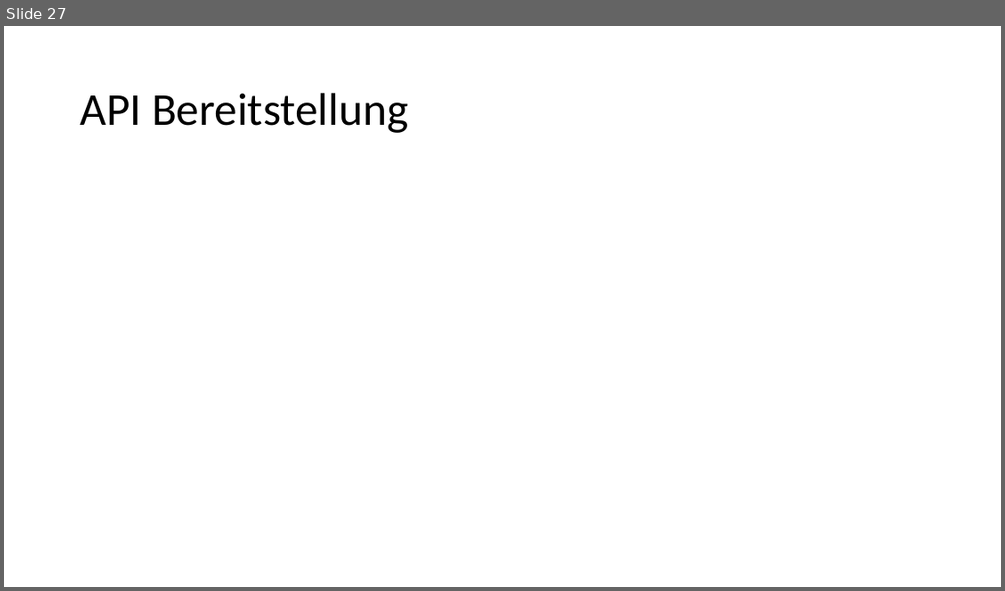
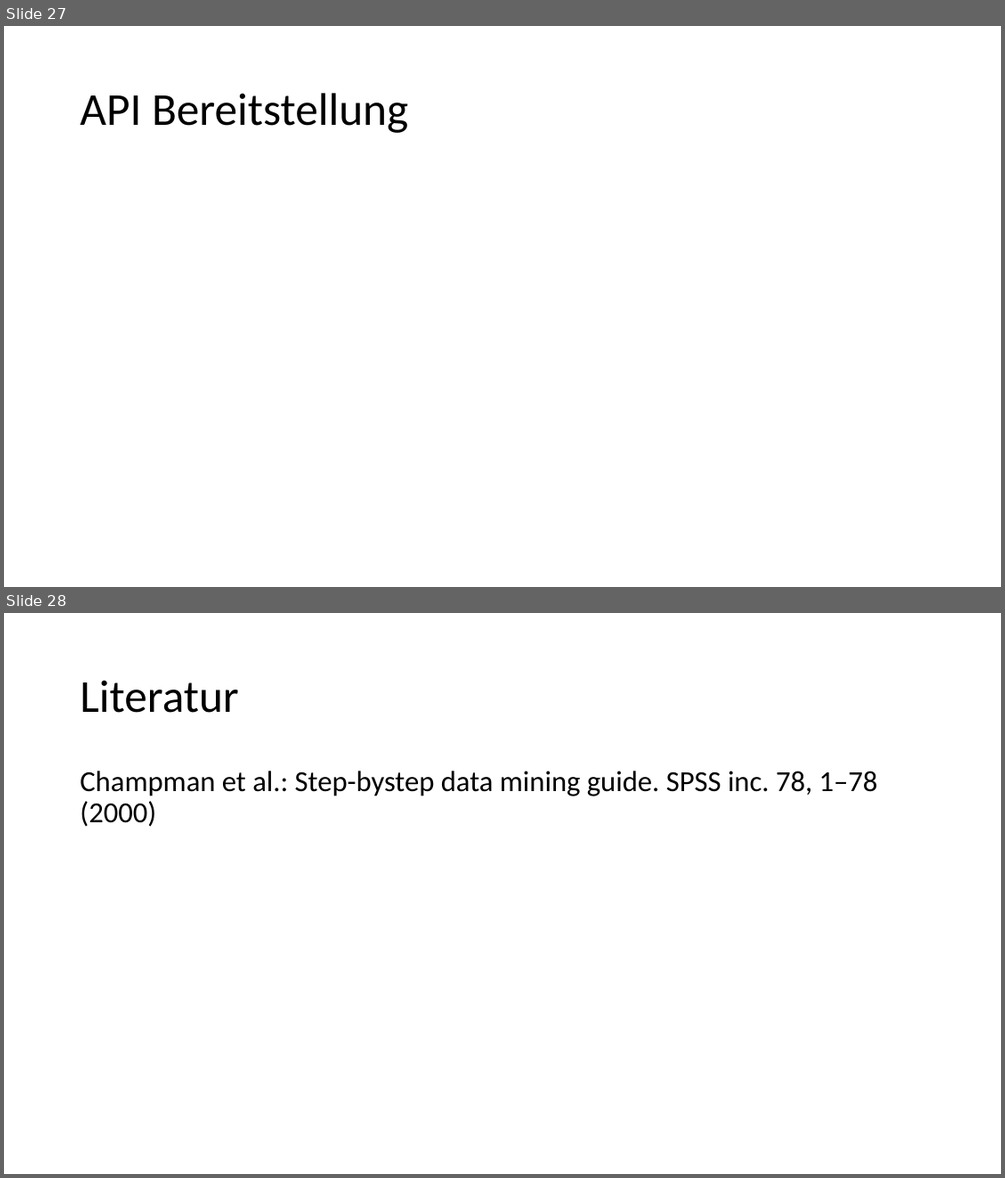
Before and after one commit to Flitschi7/big-data-management, a slide deck: Organisational/Dokumentation HHZ Rocket Project.pptx. Shown one above the other, each under a label of ours: slide 27 before the commit, slides 27 and 28 after it. The pictures are 1005x591 and 1005x1178 pixels, drawn with LibreOffice and Linux fonts; fonts in the diff are those of the drawing. Boxes give left, top, right and bottom in pixels: in the first picture for what was removed or moved away, otherwise in the second. Text is boxed around its words. In the diff, an @@ line names an element or a change of style, - is before the commit and + after.

```diff
--- a/Organisational/Dokumentation HHZ Rocket Project.pptx
+++ b/Organisational/Dokumentation HHZ Rocket Project.pptx
@@ slide 28 added at (4, 613, 1001, 1174), background #FFFFFF @@
@@ title added at (80, 680, 238, 713), 44 pt, text #000000 @@
+Literatur
@@ text added at (80, 771, 878, 827), 28 pt, text #000000 @@
+Champman et al.: Step-bystep data mining guide. SPSS inc. 78, 1–78 (2000)
```
Also in this commit, not shown: 7 slides changed, 1 other slide added, 1 slide removed.
